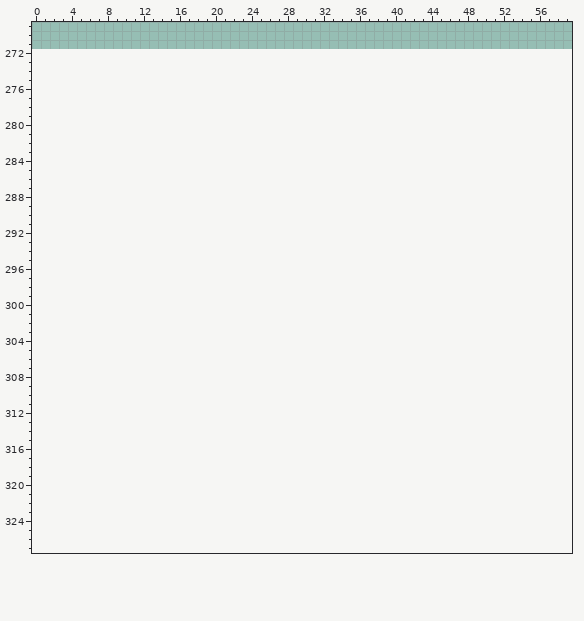
One commit to this pixel-art file: assets/ui/skin.aseprite. This is how it looked before the edit.
320x272 pixels, 1 frame. Colours within 5 levels of each other are drawn and written as one. Shown: x 0..59, y 269..327. The old version is drawn lined up with the new one, on the new canvas.
Palette (. is transparent): 
Pixels before (only the part around the change), first column x 0:
270 ............................................................
271 ............................................................
272 ............................................................
273 ............................................................
274 ............................................................
275 ............................................................
276 ............................................................
277 ............................................................
278 ............................................................
279 ............................................................
280 ............................................................
281 ............................................................
282 ............................................................
283 ............................................................
284 ............................................................
285 ............................................................
286 ............................................................
287 ............................................................
288 ............................................................
289 ............................................................
290 ............................................................
291 ............................................................
292 ............................................................
293 ............................................................
294 ............................................................
295 ............................................................
296 ............................................................
297 ............................................................
298 ............................................................
299 ............................................................
300 ............................................................
301 ............................................................
302 ............................................................
303 ............................................................
304 ............................................................
305 ............................................................
306 ............................................................
307 ............................................................
308 ............................................................
309 ............................................................
310 ............................................................
311 ............................................................
312 ............................................................
313 ............................................................
314 ............................................................
315 ............................................................
316 ............................................................
317 ............................................................
318 ............................................................
319 ............................................................
320 ............................................................
321 ............................................................
322 ............................................................
323 ............................................................
324 ............................................................
325 ............................................................
326 ............................................................
327 ............................................................
After:
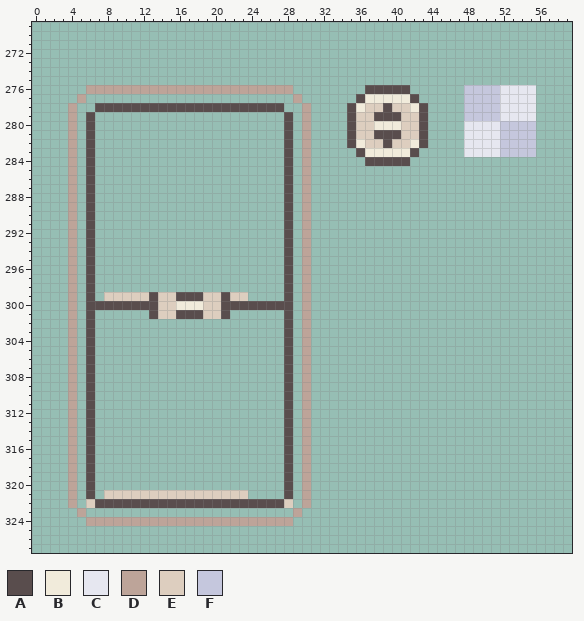
Colours new in this view: A #594d4d  B #f1ebdb  C #e6e7f0  D #bda499  E #ddcebf  F #c5c7dd
The edit:
canvas 320x272 -> 320x328
The edit adds colour A in row 276 at x 37 to 41; in row 277 at x 36 and 42; in row 278 at x 7 to 27, 35, 39 and 43; in row 279 at x 6, 28, 35, 38 to 40 and 43; in row 280 at x 6, 28, 35 and 43; in row 281 at x 6, 28, 35, 38 to 40 and 43.
The edit adds colour A in row 282 at x 6, 28, 35, 39 and 43; in row 283 at x 6, 28, 36 and 42; in row 284 at x 6, 28 and 37 to 41; in rows 285 to 298 at x 6 and 28; in row 299 at x 6, 13, 16 to 18, 21 and 28; in row 300 at x 6 to 13 and 21 to 28.
The edit adds colour A in row 301 at x 6, 13, 16 to 18, 21 and 28; in rows 302 to 321 at x 6 and 28; in row 322 at x 7 to 27.
The edit adds colour B in row 277 at x 37 to 41; in row 278 at x 36 and 42; in row 280 at x 38 to 40; in row 282 at x 36 and 42; in row 283 at x 37 to 41; in row 300 at x 16 to 18.
The edit adds colour C in rows 276 to 279 at x 52 to 55; in rows 280 to 283 at x 48 to 51.
The edit adds colour D in row 276 at x 6 to 28; in row 277 at x 5 and 29; in rows 278 to 322 at x 4 and 30; in row 323 at x 5 and 29; in row 324 at x 6 to 28.
The edit adds colour E in row 278 at x 37 to 38 and 40 to 41; in rows 279 to 281 at x 36 to 37 and 41 to 42; in row 282 at x 37 to 38 and 40 to 41; in row 299 at x 8 to 12, 14 to 15, 19 to 20 and 22 to 23; in rows 300 to 301 at x 14 to 15 and 19 to 20; in row 321 at x 8 to 23.
The edit adds colour E in row 322 at x 6 and 28.
The edit adds colour F in rows 276 to 279 at x 48 to 51; in rows 280 to 283 at x 52 to 55.
